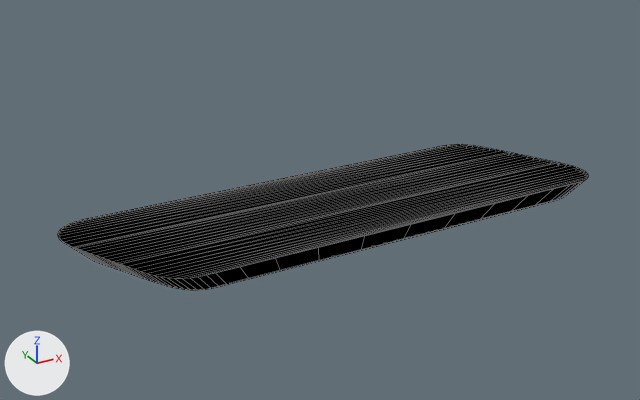
Two versions of the Blender file sling/inspectionhatch_anvil/hatch_skewed.blend, one commit apart.
Before and after are seen from a 50 mm lens placed at (-160.0, -269.0, 149.0), pointed at (-9.0, 6.0, 11.0). Every picture has the same lights, and +X, +Y and +Z are marked at lower left. Mesh edges are drawn as thin lines. The same objects are shown in both versions, whatever each file hides.

Script lines for the objects in view, before the commit:
```python
me_rect84_001 = bpy.data.meshes.new('rect84.001')
me_rect84_001.from_pydata(...)  # 170 vertices, 251 faces; spans x -0.113..0.11, y -0.029..0.038, z -0.513..0.0
me_rect84_001.materials.append(mat_svgmat_001)  # black #000000
ob_rect84_001 = bpy.data.objects.new('rect84.001', me_rect84_001)
ob_rect84_001.location = (1.3, -0.4, 10.0)
ob_rect84_001.scale = (939.0, 932.0, 14.9)
```
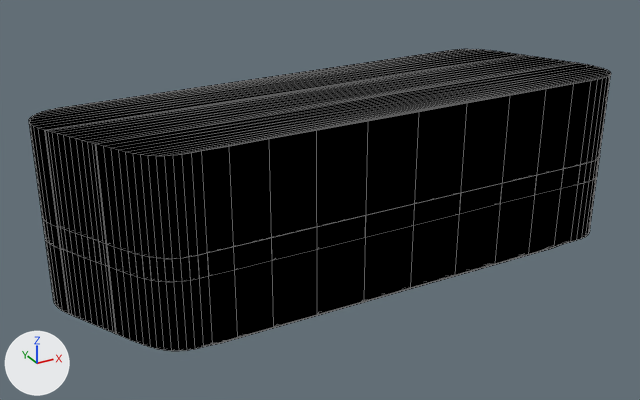
Changed parts and their boxes (x1, y1, x2, y2) in the pictures (640 x 400 px):
'rect84.002', added (black)
    after: (29, 49, 611, 351)
'rect84.001', reshaped
    before: (58, 144, 588, 290)
    after: (42, 160, 599, 282)
part 1 of me_rect84_001, added (black)
    after: (42, 160, 599, 282)
part 2 of me_rect84_001, deleted (black)
    before: (68, 181, 584, 290)

What changed in the scene script:
```text
Change me_rect84_001:
    used by ob_rect84_001; location = (1.3, -0.4, 10.0); scale = (939.0, 932.0, 14.9)
    remove me_rect84_001.from_pydata(...)  # 170 vertices, 251 faces; spans x -0.113..0.11, y -0.029..0.038, z -0.513..0.0
    add me_rect84_001.from_pydata(...)  # 340 vertices, 421 faces; spans x -0.118..0.114, y -0.03..0.039, z -0.254..0.564
    me_rect84_001 part 1: 170 vertices added at x -0.118..0.114, y -0.03..0.039, z 0.0..0.564
    me_rect84_001 part 2: 85 vertices removed from x -0.104..0.101, y -0.025..0.033, z -0.513
    me_rect84_001 part 3: 85 vertices added at x -0.104..0.101, y -0.025..0.033, z -0.254
Add me_rect84_002:
    me_rect84_002.from_pydata(...)  # 340 vertices, 421 faces; spans x -0.12..0.11, y -0.03..0.04, z -0.25..4.64
    me_rect84_002.materials.append(mat_svgmat_001)  # black #000000
Add ob_rect84_002:
    ob_rect84_002 = bpy.data.objects.new('rect84.002', me_rect84_002)
    ob_rect84_002.location = (1.3, -0.4, -15.9)
    ob_rect84_002.scale = (939.0, 932.0, 14.9)
```
